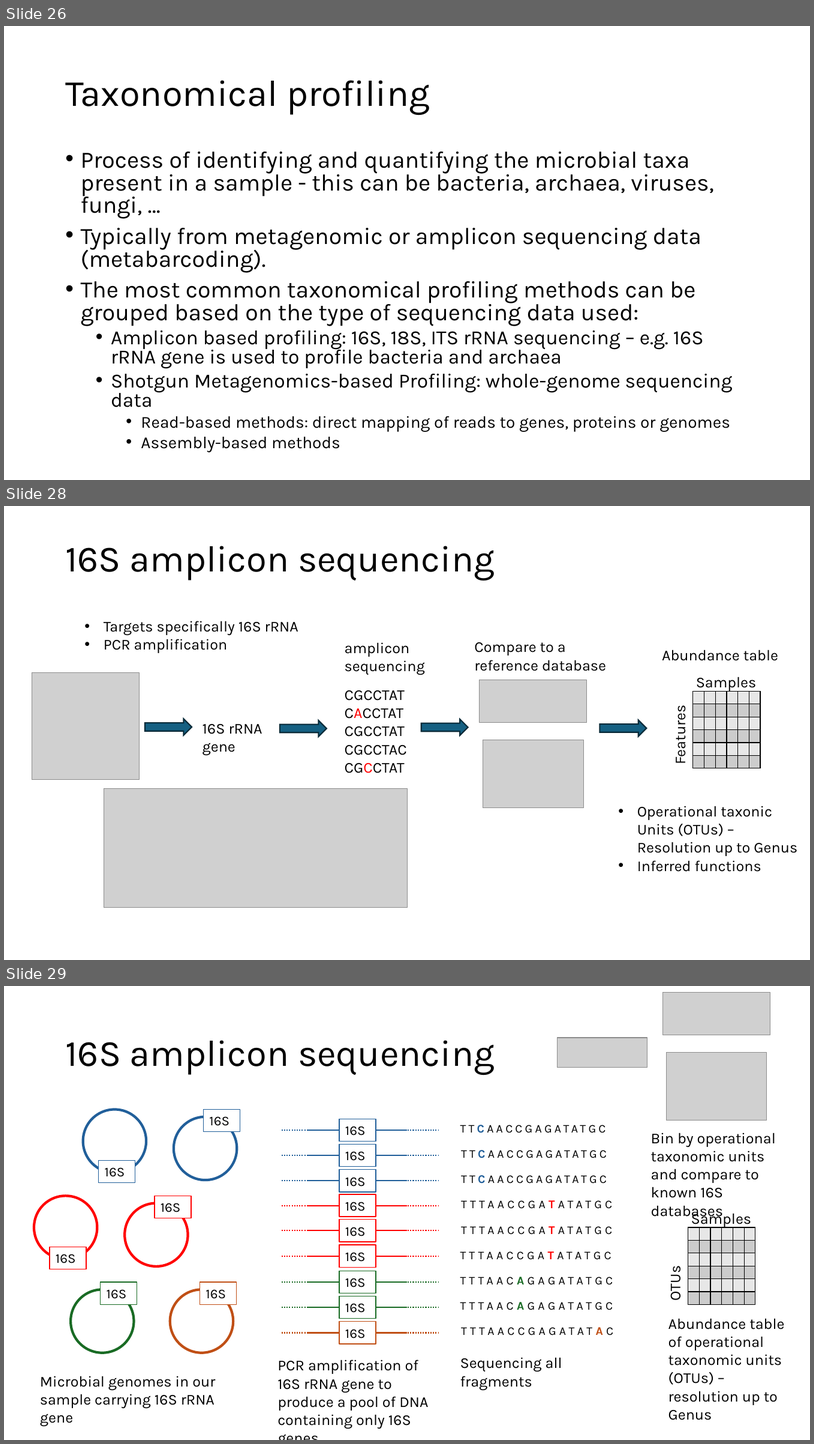
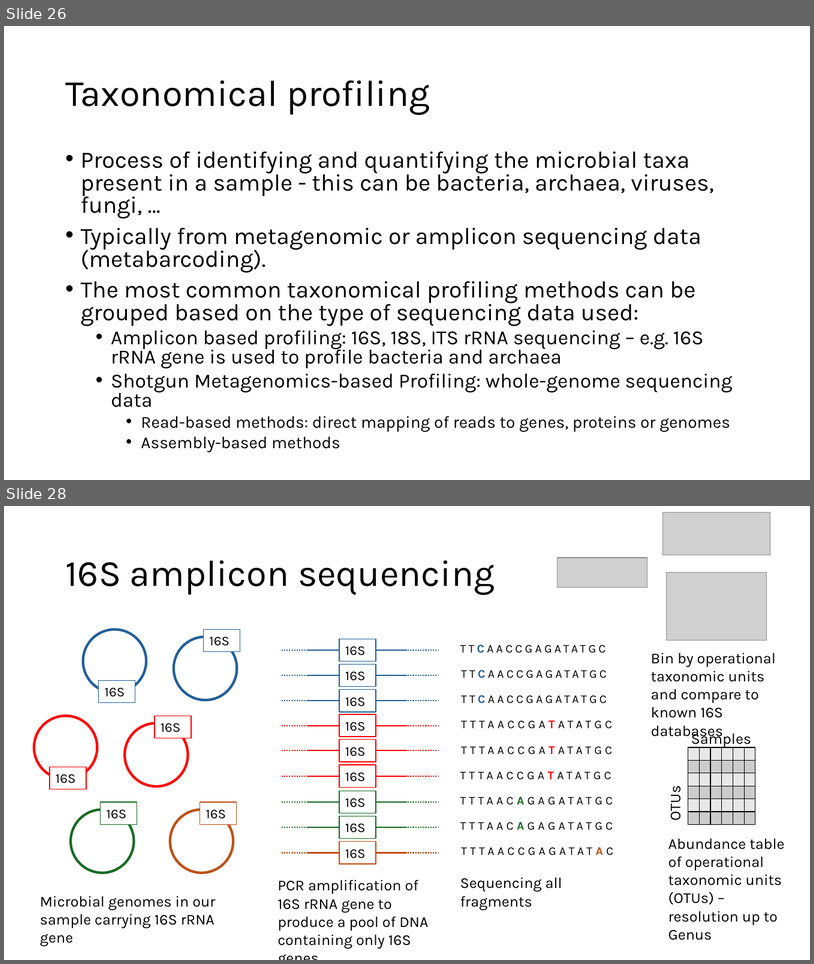
Before and after one commit to biosustain/dsp_metagenomics_training, a slide deck: course_contents/IntroMetagenomics.pptx. Shown one above the other, each under a label of ours: slides 26, 28 and 29 before the commit, slides 26 and 28 after it; the slides between them are not shown. The pictures are 814x1444 and 814x964 pixels, drawn with LibreOffice and Linux fonts; fonts in the diff are those of the drawing; grey boxes stand for pictures. Boxes give left, top, right and bottom in pixels: in the first picture for what was removed or moved away, otherwise in the second. Text is boxed around its words. In the diff, an @@ line names an element or a change of style, - is before the commit and + after.

```diff
--- a/course_contents/IntroMetagenomics.pptx
+++ b/course_contents/IntroMetagenomics.pptx
@@ slide 28 removed at (4, 506, 810, 960), background #FFFFFF @@
@@ text removed at (65, 546, 495, 580) @@
-16S amplicon sequencing
@@ text removed at (104, 621, 299, 653) @@
-• Targets specifically 16S rRNA
-• PCR amplification
@@ text removed at (345, 642, 425, 675) @@
-amplicon
-sequencing
@@ text removed at (474, 642, 606, 671) @@
-Compare to a reference database
@@ text removed at (662, 649, 779, 661) @@
-Abundance table
@@ picture removed at (32, 672, 140, 780) @@
@@ picture removed at (480, 679, 588, 723) @@
@@ text removed at (696, 676, 757, 691) @@
-Samples
@@ text removed at (345, 690, 407, 773) @@
-CGCCTAT
-CACCTAT
-CGCCTAT
-CGCCTAC
-CGCCTAT
@@ table removed at (693, 691, 762, 769), 6 rows, 6 columns @@
- |  |  |  |  | 
- |  |  |  |  | 
- |  |  |  |  | 
- |  |  |  |  | 
- |  |  |  |  | 
- |  |  |  |  | 
@@ right arrow removed at (145, 719, 192, 735) @@
@@ right arrow removed at (280, 720, 326, 736) @@
@@ right arrow removed at (422, 719, 468, 735) @@
@@ right arrow removed at (600, 720, 647, 736) @@
@@ text removed at (670, 710, 690, 762) @@
-Features
@@ text removed at (203, 724, 263, 756) @@
-16S rRNA
-gene
@@ picture removed at (483, 740, 584, 808) @@
@@ picture removed at (104, 789, 408, 907) @@
@@ text removed at (638, 805, 798, 871) @@
-• Operational taxonic Units (OTUs) – Resolution up to Genus
-• Inferred functions
@@ what was slide 29 is now slide 28 @@
```
Also in this commit, not shown: 5 slides changed, 1 other file.
